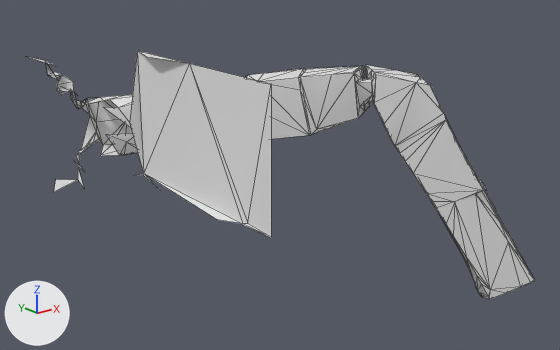
The OBJ model src/main/resources/assets/kn8/meshes/trichonephila/leg_right_3.obj: old version first, new version second.
One viewpoint serves both versions: a camera (50 mm lens) standing at (-1.47, -4.96, 2.13) and looking at (1.44, -1.32, 0.68). The lights are fixed; the arrows at lower left show +X, +Y and +Z. The picture after the commit comes second. Mesh edges are drawn as thin lines. Where no turn or scale is listed for an object, it has been applied to the vertices. Vertices at exactly the same position are counted once.

Objects in the first picture: 'leg_right_3'.
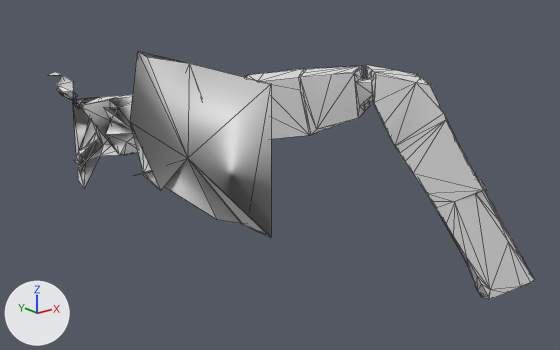
Edits to the scene script, one JSON object a line:
```json
{"block": "me_leg_right_3", "where": "# used by ob_leg_right_3; location = (0.0, 0.0, 0.0)"}
{"op": "remove", "block": "me_leg_right_3", "code": "me_leg_right_3.from_pydata(...)  # 341 vertices, 608 faces; spans x 0.35..2.57, y -2.62..0.0, z 0.0..1.47"}
{"op": "add", "block": "me_leg_right_3", "code": "me_leg_right_3.from_pydata(...)  # 338 vertices, 657 faces; spans x 0.45..2.57, y -2.62..-0.08, z 0.0..1.47"}
{"block": "me_leg_right_3", "change": "me_leg_right_3 part 1"}
{"block": "me_leg_right_3", "change": "7 vertices are removed from x 0.35..0.49, y -0.37..0.0, z 0.53..1.37"}
{"block": "me_leg_right_3", "change": "7 faces are deleted"}
{"block": "me_leg_right_3", "change": "4 vertices are added at (0.63, -0.27, 0.67), (0.68, -0.56, 1.0), (0.7, -1.44, 0.95), (0.58, -0.25, 1.09)"}
{"block": "me_leg_right_3", "change": "56 new faces join them"}
```

Location of each change, (x1, y1, x2, y2) in pixels of the pictures (560 x 350 px):
```json
{"object": "leg_right_3", "change": "reshaped", "before": [26, 51, 534, 299], "after": [49, 51, 534, 299]}
{"part": 1, "of": "me_leg_right_3", "change": "built on", "before": [26, 56, 77, 192], "after": [59, 51, 271, 238]}
```
